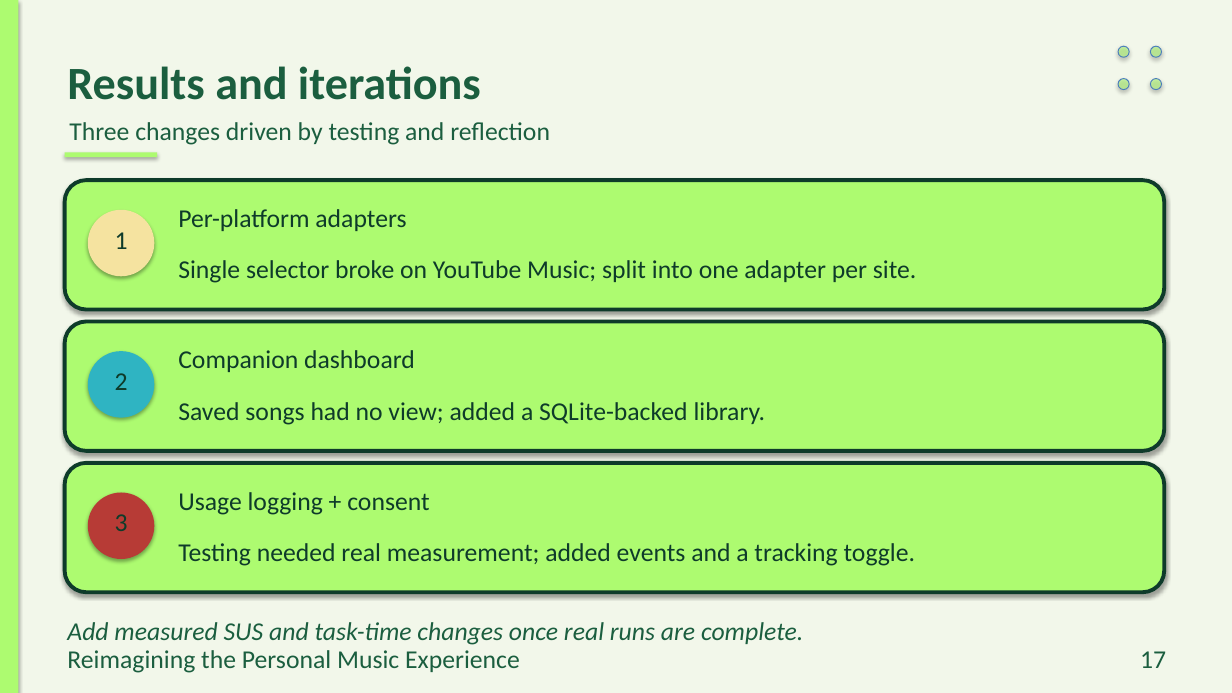
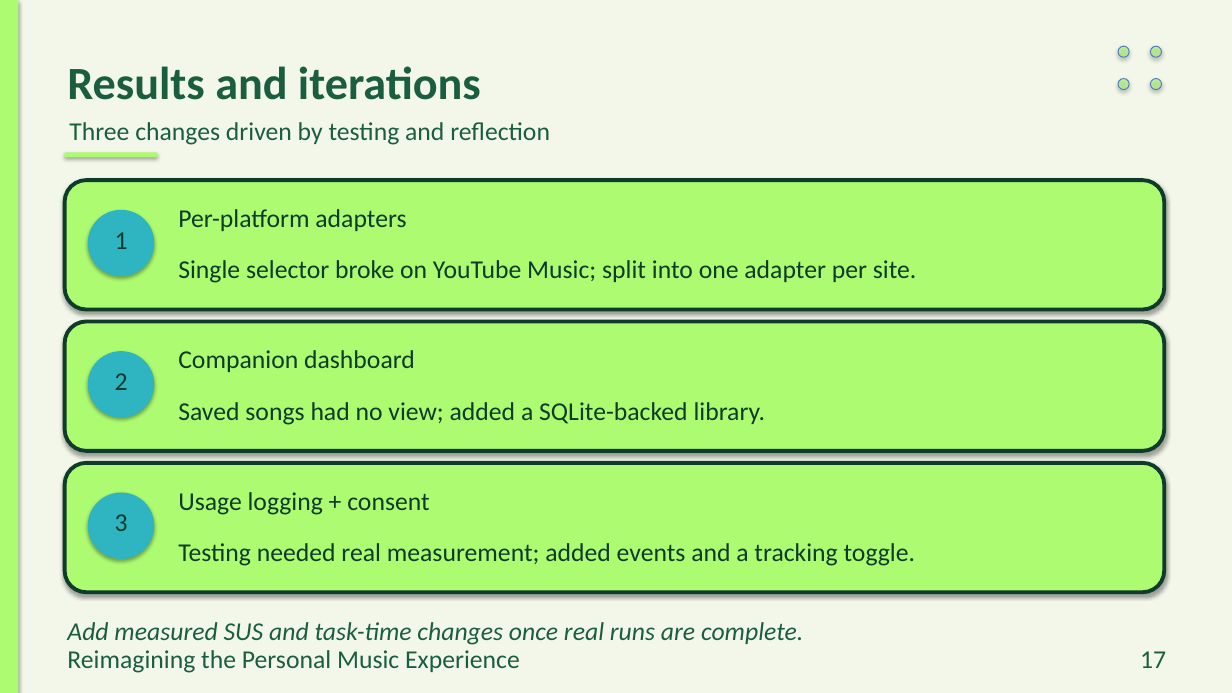
Before and after one commit to preet-kamdar/design-thinking-sem3, a slide deck: slide 17 of docs/Presentation.pptx. Drawn at 1232x693 pixels with LibreOffice and Linux fonts; fonts in the diff are those of the drawing. Boxes give left, top, right and bottom in pixels: in the first picture for what was removed or moved away, otherwise in the second. Text is boxed around its words. In the diff, an @@ line names an element or a change of style, - is before the commit and + after.

Commit message:
Make slide 16 step badges green and align slide 17 badges to blue

```diff
--- a/docs/Presentation.pptx
+++ b/docs/Presentation.pptx
@@ ellipse at box(88, 210, 154, 276): fill #F5E3A0 to #2FB4C2 @@
@@ ellipse at box(88, 493, 154, 559): fill #B73B36 to #2FB4C2 @@
```
Also in this commit, not shown: 1 other slide changed, 1 other file.
